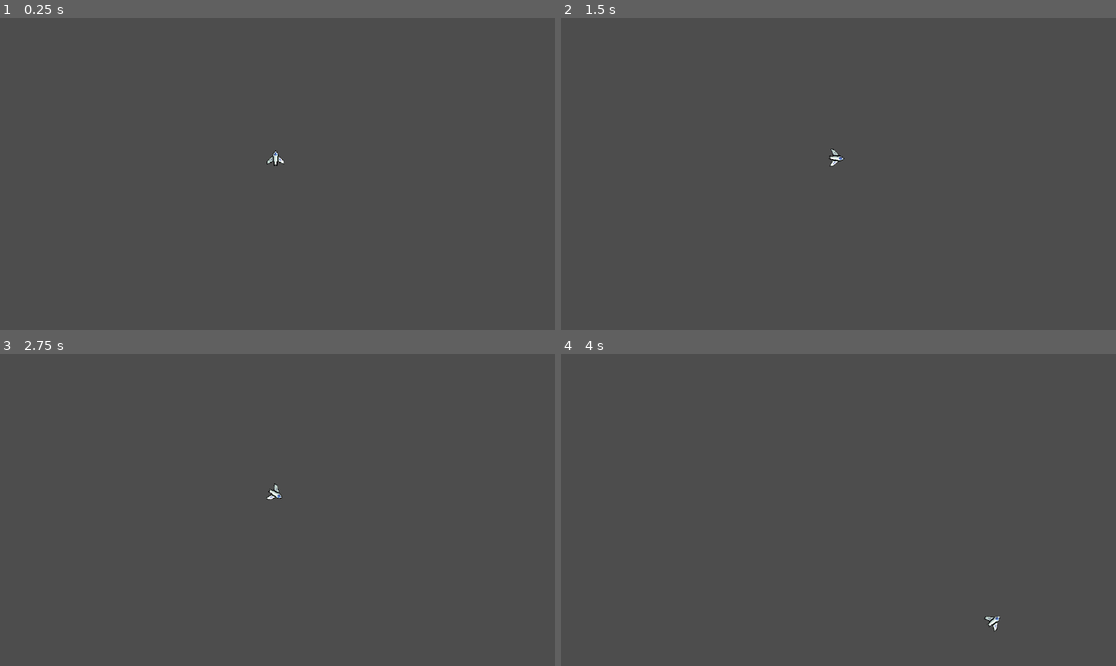
Above: before the commit, frames 1-4 (two rows, left to right).
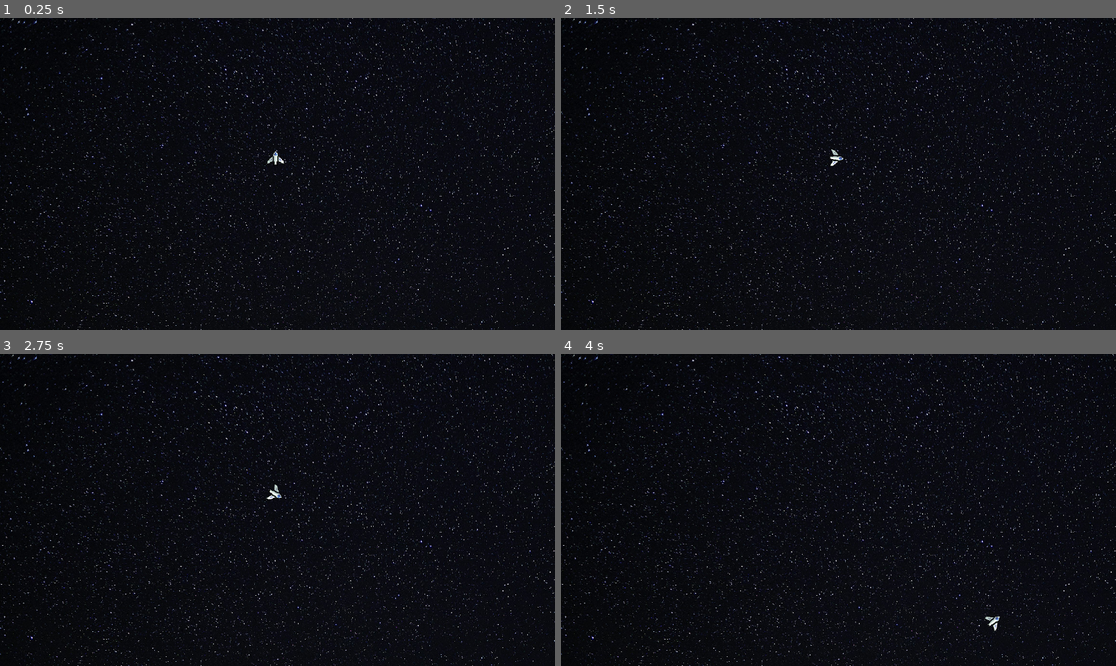
Above: after the commit, the same moments.

Repository: enricopro/via-lactea
Game: Godot game, scene res://scenes/game.tscn
The game is run twice, just before and just after one commit, with the same random seed, the same clock (stepped at 60 frames per second) and the same inputs.
Inputs:
- Up to frame 1 (0.25 s): no input
- Up to frame 2 (1.5 s): tap Enter at 0.5 s; hold Right (ui_right) 0.53-1.28 s; hold Left (ui_left) from 1.28 s (still down)
- Up to frame 3 (2.75 s): release Left (ui_left) at 2.03 s; hold Right (ui_right) from 2.03 s (still down)
- Up to frame 4 (4 s): release Right (ui_right) at 2.78 s; hold Up (ui_up) 2.78-3.53 s; hold Left (ui_left) from 3.53 s (still down)

The runs differ from the first frame. In frame 1, 99% of the frame differs, in the area x 0-100%, y 0-100%; in frame 2, 99%; in frame 3, 99%; in frame 4, 99%.

Commit message:
Add background

Diff:
--- a/scenes/game.tscn
+++ b/scenes/game.tscn
@@ -1,7 +1,8 @@
-[gd_scene load_steps=3 format=3 uid="uid://cdyoqe11modui"]
+[gd_scene load_steps=4 format=3 uid="uid://cdyoqe11modui"]
 
 [ext_resource type="PackedScene" uid="uid://3r4h1apofjwb" path="res://scenes/spaceship.tscn" id="1_ayjky"]
 [ext_resource type="PackedScene" uid="uid://dlb0yxsgh3qjf" path="res://scenes/border.tscn" id="2_sd8ln"]
+[ext_resource type="Texture2D" uid="uid://cakci0osis8v7" path="res://scenes/space_background.jpeg" id="3_a8yq6"]
 
 [node name="Game" type="Node2D"]
 
@@ -24,3 +25,9 @@
 [node name="BorderRight" parent="GameBorders" instance=ExtResource("2_sd8ln")]
 position = Vector2(1150, 325)
 rotation = -1.5708
+
+[node name="Polygon2D" type="Polygon2D" parent="."]
+z_index = -1
+texture = ExtResource("3_a8yq6")
+texture_scale = Vector2(2, 2)
+polygon = PackedVector2Array(0, 0, 1152, 0, 1152, 648, 0, 648)
Binary file added: assets/images/space_background.jpeg
Not shown, added: assets/images/space_background.jpeg.import
Binary file added: scenes/space_background.jpeg
Not shown, added: scenes/space_background.jpeg.import
